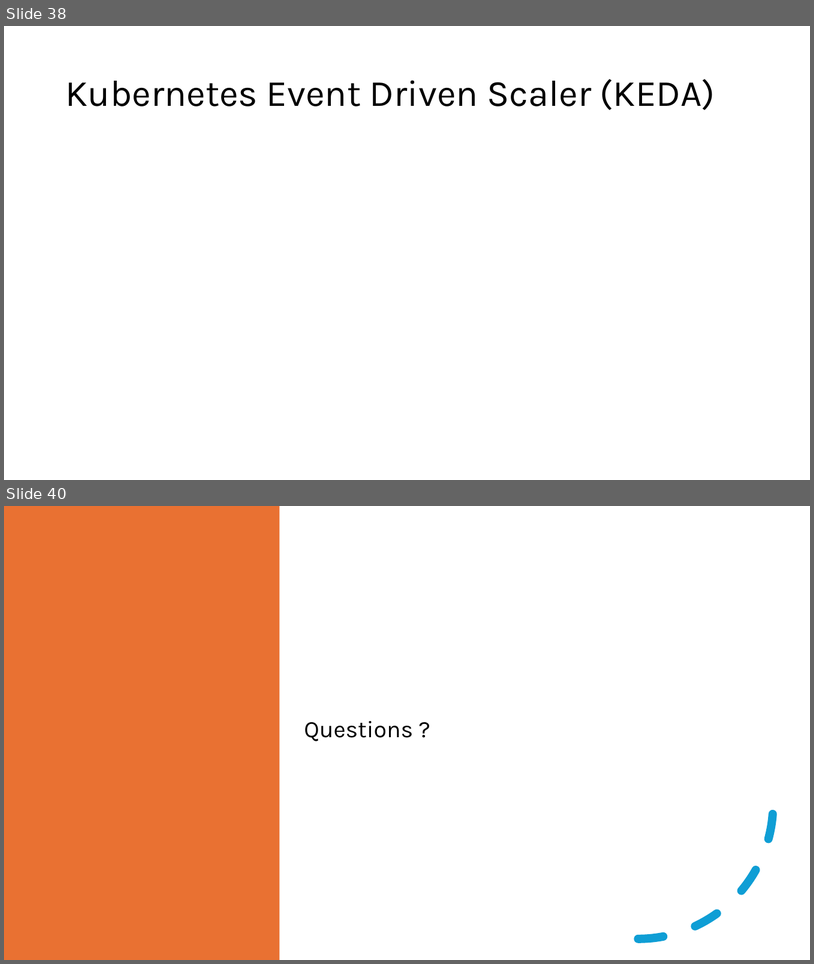
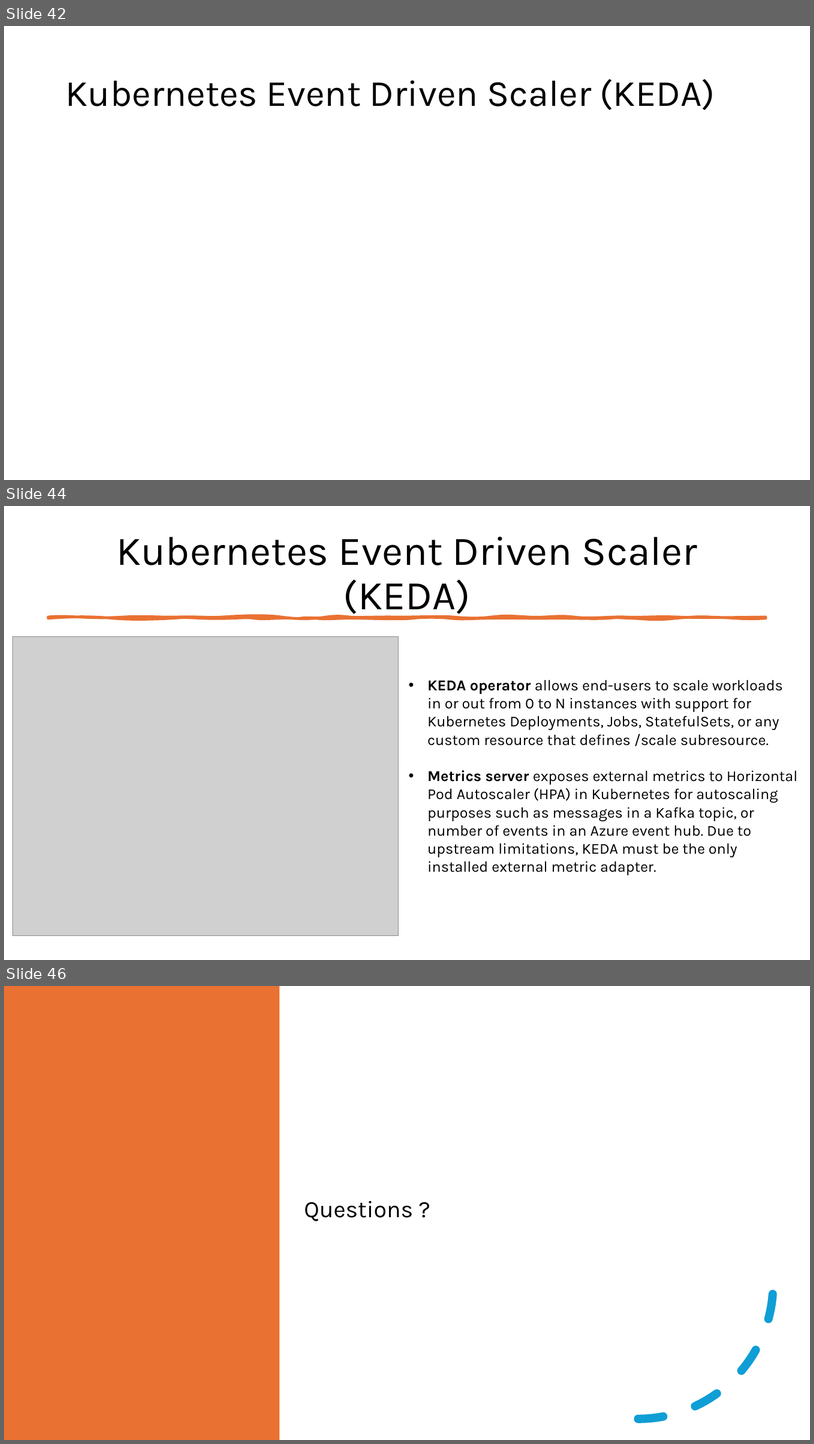
Before and after one commit to fhbilgen/AKSWorkshop, a slide deck: AKS_02_Node_Pools.pptx. Shown one above the other, each under a label of ours: slides 38 and 40 before the commit, slides 42, 44 and 46 after it; the slides between them are not shown. The pictures are 814x964 and 814x1444 pixels, drawn with LibreOffice and Linux fonts; fonts in the diff are those of the drawing; grey boxes stand for pictures. Boxes give left, top, right and bottom in pixels: in the first picture for what was removed or moved away, otherwise in the second. Text is boxed around its words. In the diff, an @@ line names an element or a change of style, - is before the commit and + after.

Commit message:
Finished topics in Node Pool

```diff
--- a/AKS_02_Node_Pools.pptx
+++ b/AKS_02_Node_Pools.pptx
@@ slide 44 added at box(4, 506, 810, 960), background #FFFFFF @@
@@ title added at box(116, 537, 698, 619), 48.6 pt, text #000000 @@
+Kubernetes Event Driven Scaler (KEDA)
@@ freeform shape added at box(48, 617, 766, 618), fill #E97132, outline #E97132 3.25 pt @@
@@ picture added at box(12, 637, 399, 936) @@
@@ text added at box(428, 679, 798, 875), 18 pt, text #000000 @@
+• KEDA operator allows end-users to scale workloads in or out from 0 to N instances with support for Kubernetes Deployments, Jobs, StatefulSets, or any custom resource that defines /scale subresource.
+• Metrics server exposes external metrics to Horizontal Pod Autoscaler (HPA) in Kubernetes for autoscaling purposes such as messages in a Kafka topic, or number of events in an Azure event hub. Due to upstream limitations, KEDA must be the only installed external metric adapter.
@@ what was slide 38 is now slide 42 @@
@@ what was slide 40 is now slide 46 @@
```
Also in this commit, not shown: 7 other slides added, 2 slides removed, 6 other files.
